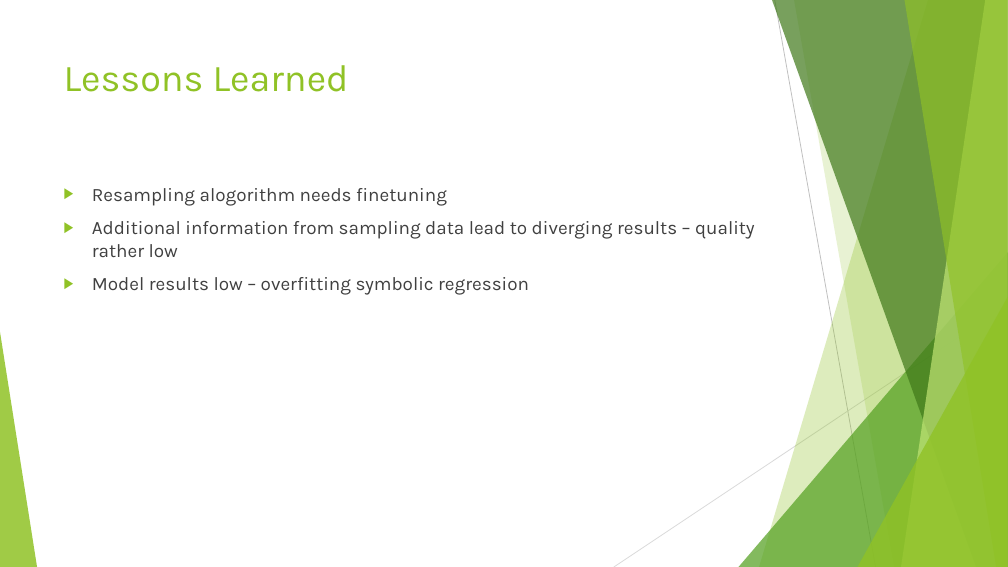
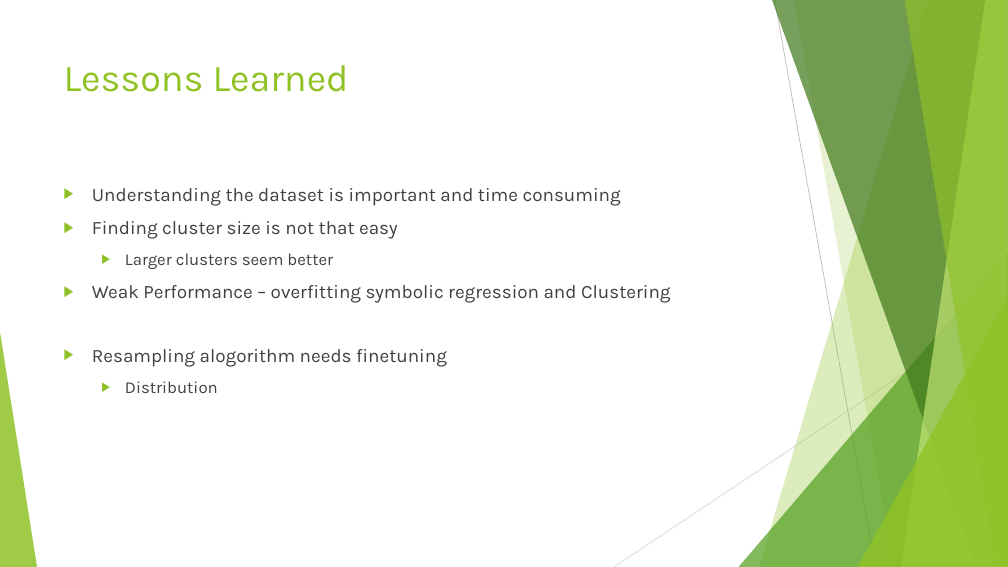
Before and after one commit to MaDe2101/DMLBeerProject, a slide deck: slide 9 of Documentation/Beer Data Presentation - Resampling Task.pptx (slide 8 before the commit). Drawn at 1008x567 pixels with LibreOffice and Linux fonts; fonts in the diff are those of the drawing. Boxes give left, top, right and bottom in pixels: in the first picture for what was removed or moved away, otherwise in the second. Text is boxed around its words. In the diff, an @@ line names an element or a change of style, - is before the commit and + after.

```diff
--- a/Documentation/Beer Data Presentation - Resampling Task.pptx
+++ b/Documentation/Beer Data Presentation - Resampling Task.pptx
@@ text at <box>92,188,671,303</box>: paragraphs added @@
+▶ Understanding the dataset is important and time consuming
+▶ Finding cluster size is not that easy
+  ▶ Larger clusters seem better
+▶ Weak Performance – overfitting symbolic regression and Clustering
@@ text at <box>125,381,218,393</box>: text changed; size 18 to 16 pt @@
-▶ Additional information from sampling data lead to diverging results – quality rather low
-▶ Model results low – overfitting symbolic regression
+  ▶ Distribution
```
Also in this commit, not shown: 6 other slides changed, 1 slide added.
